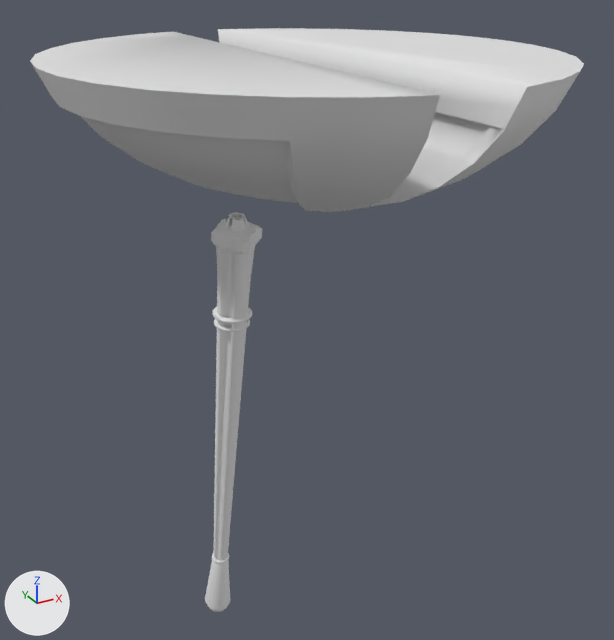
The Blender file labyrinth/Assets/Lever_and_Contraption.blend as it was, and as the next commit left it.
Camera for both pictures: a 50 mm lens placed at (-1.59, -2.88, 0.41), pointed at (0.11, 0.21, -1.13). Every picture has the same lights, and +X, +Y and +Z are marked at lower left.

Before the edit, the objects in view are built like this:
```python
me_cylinder = bpy.data.meshes.new('Cylinder')
me_cylinder.from_pydata(...)  # 2449 vertices, 2390 faces; spans x -0.606..0.606, y -0.428..0.708, z -0.382..0.262
me_cylinder.polygons.foreach_set('use_smooth', [True] * 2390)
me_cylinder.materials.append(mat_material)  # white #e7e7e7
me_sphere = bpy.data.meshes.new('Sphere')
me_sphere.from_pydata(...)  # 1096 vertices, 1136 faces; spans x -0.98..0.98, y -1.84..0.28, z -0.69..-0.17
ob_lever = bpy.data.objects.new('Lever', me_cylinder)
ob_lever.location = (-0.111, 0.655, -2.137)
ob_lever.rotation_euler = (-0.0167, 2.964, 1.51)  # degrees (-1, 170, 87)
ob_lever.scale = (0.199, 0.199, 3.94)
ob_sphere = bpy.data.objects.new('Sphere', me_sphere)
ob_sphere.location = (0.007, 0.838, 0.218)
```
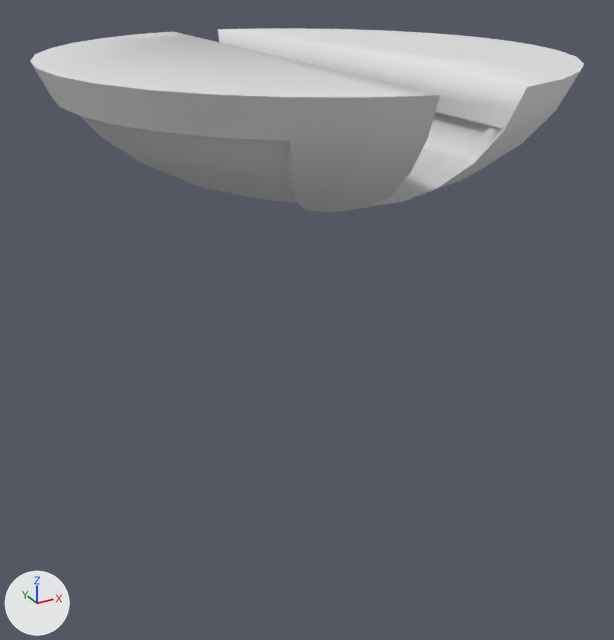
Pixel boxes [x1, y1, x2, y2] of what changed, in the pictures (614 x 640 px):
'Lever', deleted
    before: [205, 212, 262, 612]

Patch to the scene script:
```diff
--- a/labyrinth/Assets/Lever_and_Contraption.blend.py
+++ b/labyrinth/Assets/Lever_and_Contraption.blend.py
@@ ob_lever @@
-ob_lever = bpy.data.objects.new('Lever', me_cylinder)
-ob_lever.location = (-0.111, 0.655, -2.137)
-ob_lever.rotation_euler = (-0.0167, 2.964, 1.51)  # degrees (-1, 170, 87)
-ob_lever.scale = (0.199, 0.199, 3.94)
```
